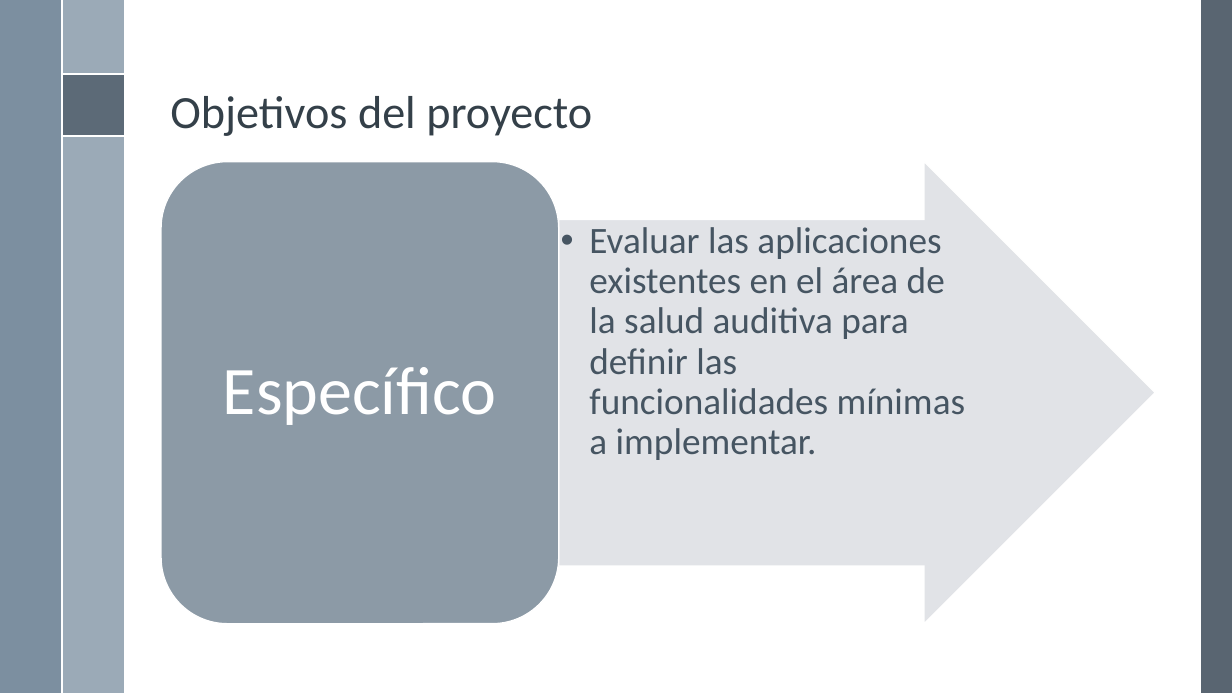
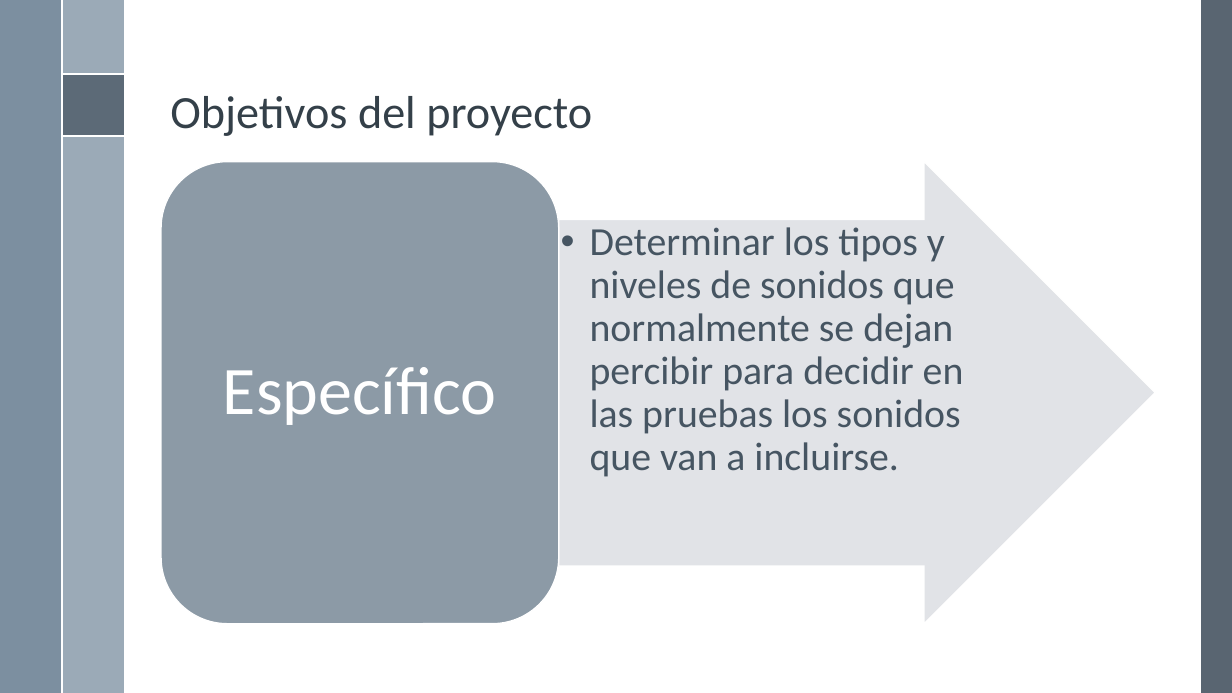
Before and after one commit to rbaltodanog/audinsaapp, a slide deck: slide 20 of documentacion/presentacion/Presentación.pptx (slide 21 before the commit). Drawn at 1232x693 pixels with LibreOffice and Linux fonts; fonts in the diff are those of the drawing; background and template pictures are left out. Boxes give left, top, right and bottom in pixels: in the first picture for what was removed or moved away, otherwise in the second. Text is boxed around its words. In the diff, an @@ line names an element or a change of style, - is before the commit and + after.

```diff
--- a/documentacion/presentacion/Presentación.pptx
+++ b/documentacion/presentacion/Presentación.pptx
@@ text at box(590, 227, 964, 477): text changed; size 29 to 31 pt @@
-  •• Evaluar las aplicaciones existentes en el área de la salud auditiva para definir las funcionalidades mínimas a implementar.
+  •• Determinar los tipos y niveles de sonidos que normalmente se dejan percibir para decidir en las pruebas los sonidos que van a incluirse.
```
Also in this commit, not shown: 15 other slides changed, 25 slides added, 2 slides removed.
